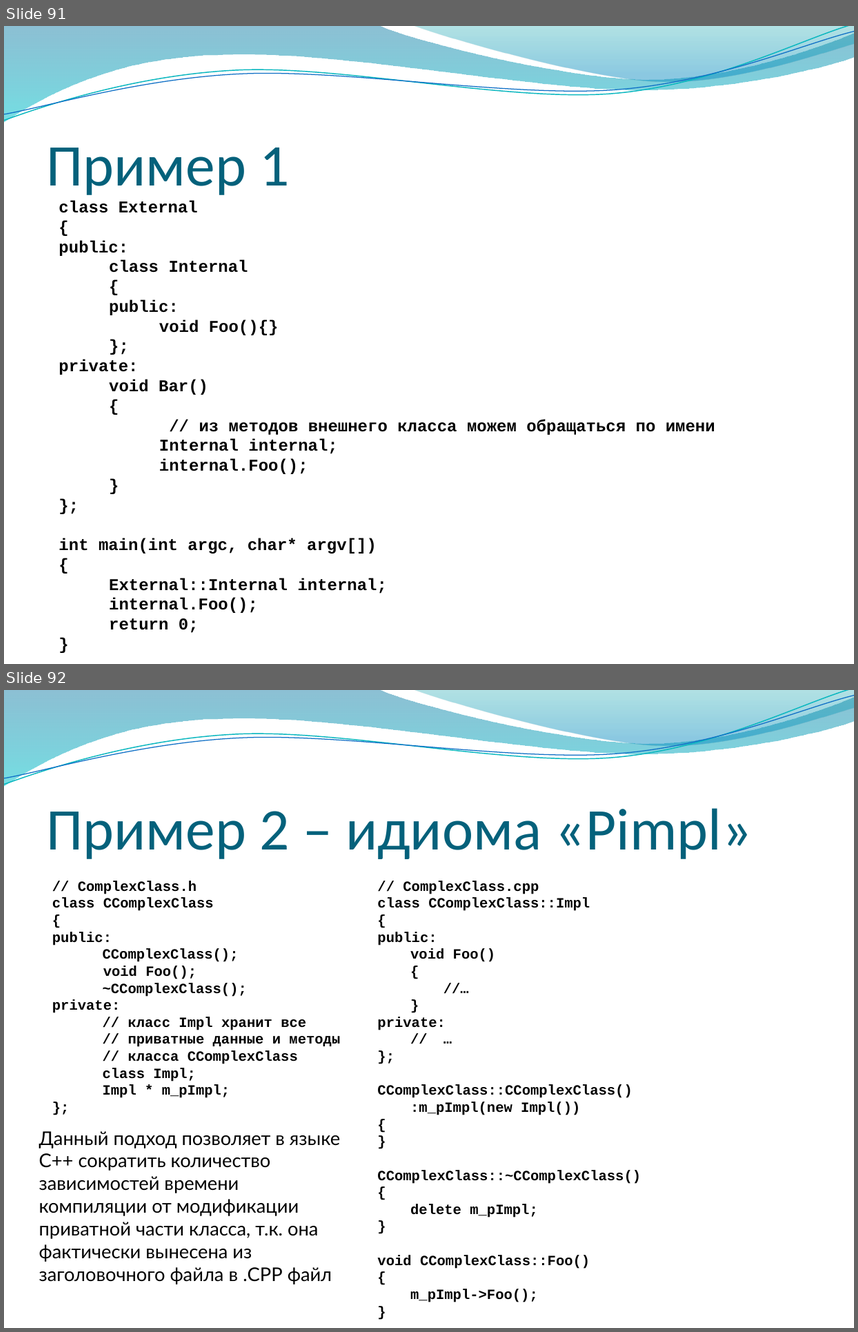
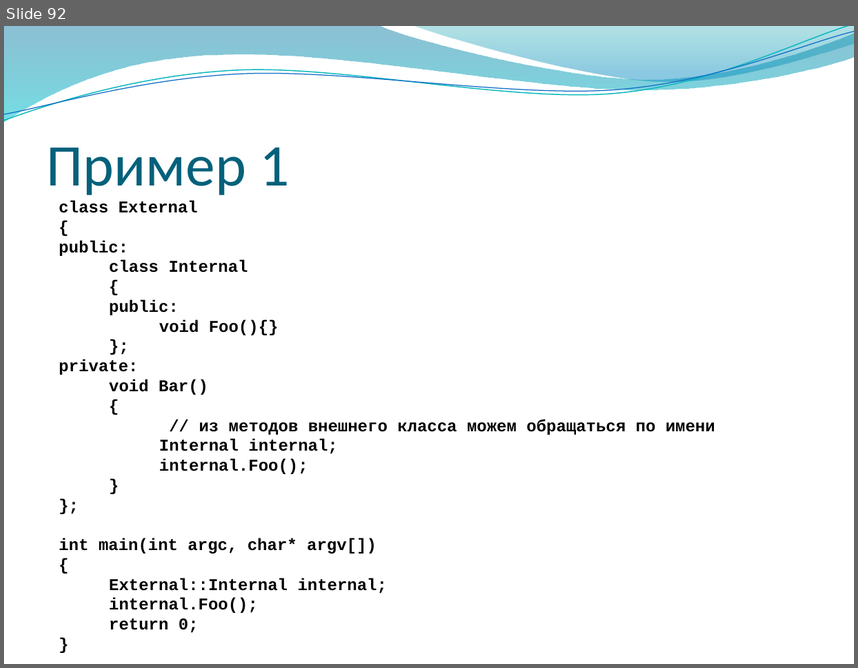
Before and after one commit to alexey-malov/oop, a slide deck: lectures/02/Основы ООП.pptx. Shown one above the other, each under a label of ours: slides 91 and 92 before the commit, slide 92 after it. The pictures are 858x1332 and 858x668 pixels, drawn with LibreOffice and Linux fonts; fonts in the diff are those of the drawing; background and template pictures are left out. Boxes give left, top, right and bottom in pixels: in the first picture for what was removed or moved away, otherwise in the second. Text is boxed around its words. In the diff, an @@ line names an element or a change of style, - is before the commit and + after.

Commit message:
Доработана лекция, добавлены примеры по основам классов

```diff
--- a/lectures/02/Основы ООП.pptx
+++ b/lectures/02/Основы ООП.pptx
@@ slide 92 removed at <box>4,690,854,1328</box>, background picture (left out); not listed: 4 template elements that a slide beside it also shows @@
@@ title removed at <box>47,808,752,859</box> @@
-Пример 2 – идиома «Pimpl»
@@ text removed at <box>52,880,340,1098</box> @@
-// ComplexClass.h
-class CComplexClass
-{
-public:
-CComplexClass();
-void Foo();
-~CComplexClass();
-private:
-// класс Impl хранит все
-// приватные данные и методы
-// класса CComplexClass
-class Impl;
-Impl * m_pImpl;
-};
@@ text removed at <box>377,880,641,1302</box> @@
-// ComplexClass.cpp
-class CComplexClass::Impl
-{
-public:
-void Foo()
-{
-//…
-}
-private:
-// …
-};
-CComplexClass::CComplexClass()
-:m_pImpl(new Impl())
-{
-}
-CComplexClass::~CComplexClass()
-{
-delete m_pImpl;
-}
-void CComplexClass::Foo()
-{
-m_pImpl->Foo();
-}
@@ text removed at <box>39,1131,340,1284</box> @@
-Данный подход позволяет в языке C++ сократить количество зависимостей времени компиляции от модификации приватной части класса, т.к. она фактически вынесена из заголовочного файла в .CPP файл
@@ what was slide 91 is now slide 92 @@
```
Also in this commit, not shown: 5 slides changed, 3 slides added, 1 other slide removed, 10 other files.
